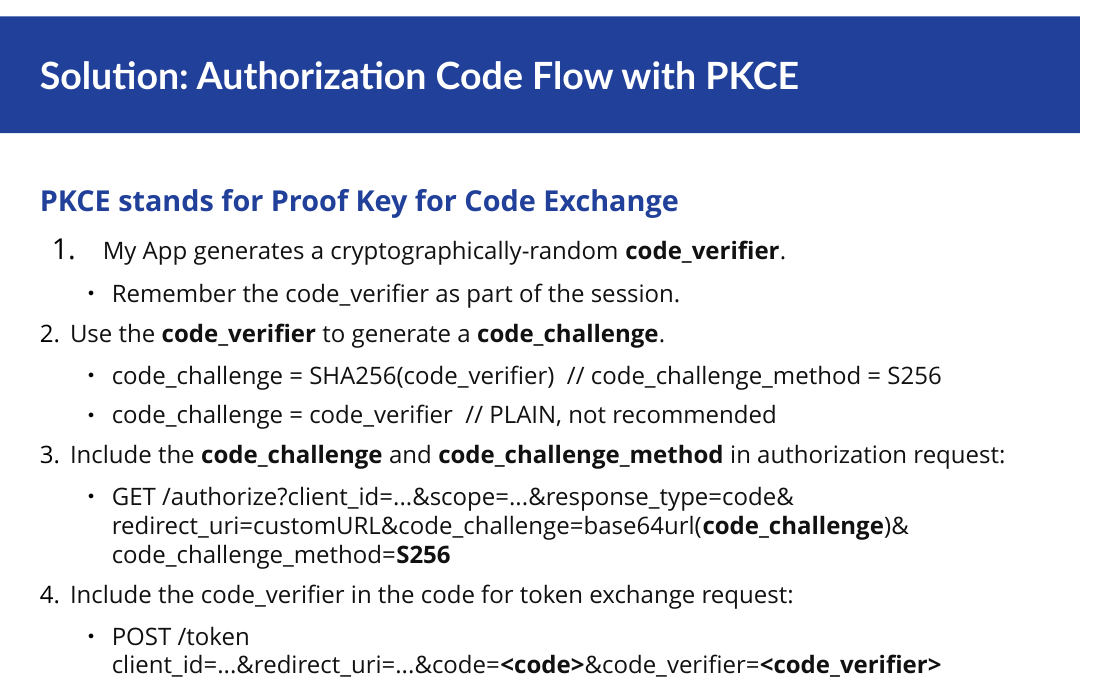
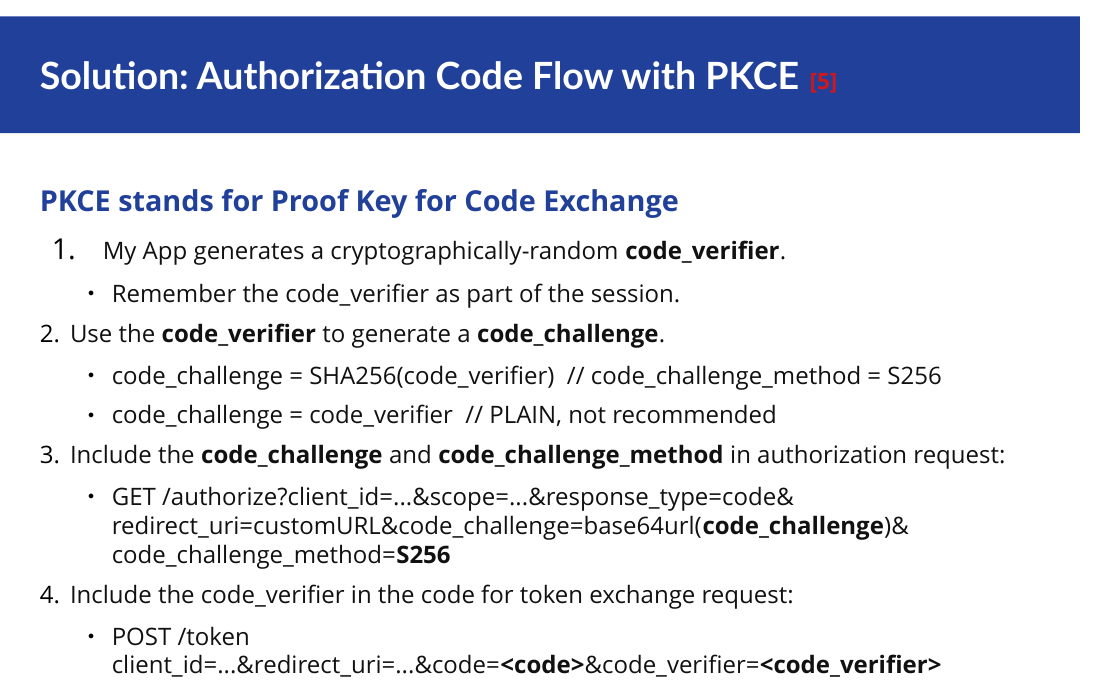
Before and after one commit to cafab/ch.bfh.project2, a slide deck: slide 14 of docs/Auth_Code_Flow_with_PKCE.odp. Drawn at 1120x700 pixels with LibreOffice and Linux fonts; fonts in the diff are those of the drawing. Boxes give left, top, right and bottom in pixels: in the first picture for what was removed or moved away, otherwise in the second. Text is boxed around its words. In the diff, an @@ line names an element or a change of style, - is before the commit and + after.

```diff
--- a/docs/Auth_Code_Flow_with_PKCE.odp
+++ b/docs/Auth_Code_Flow_with_PKCE.odp
@@ title at (40, 61, 838, 93): text changed @@
-Solution: Authorization Code Flow with PKCE
+Solution: Authorization Code Flow with PKCE [5]
```
Also in this commit, not shown: 10 other slides changed, 1 slide added.
